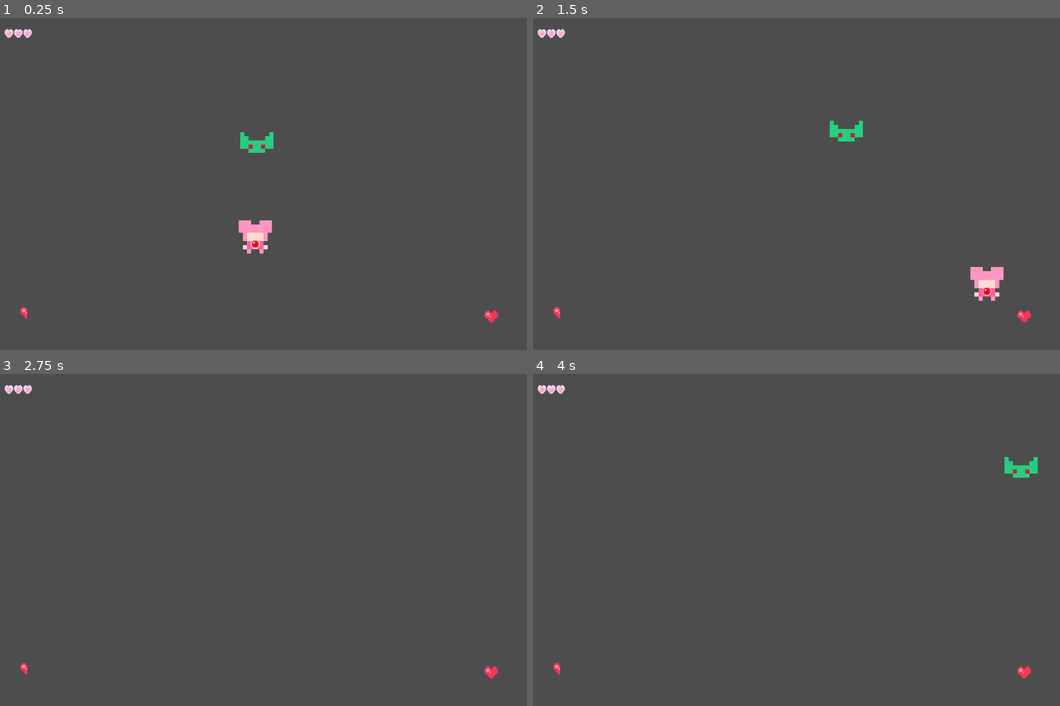
Above: before the commit, frames 1-4 (two rows, left to right).
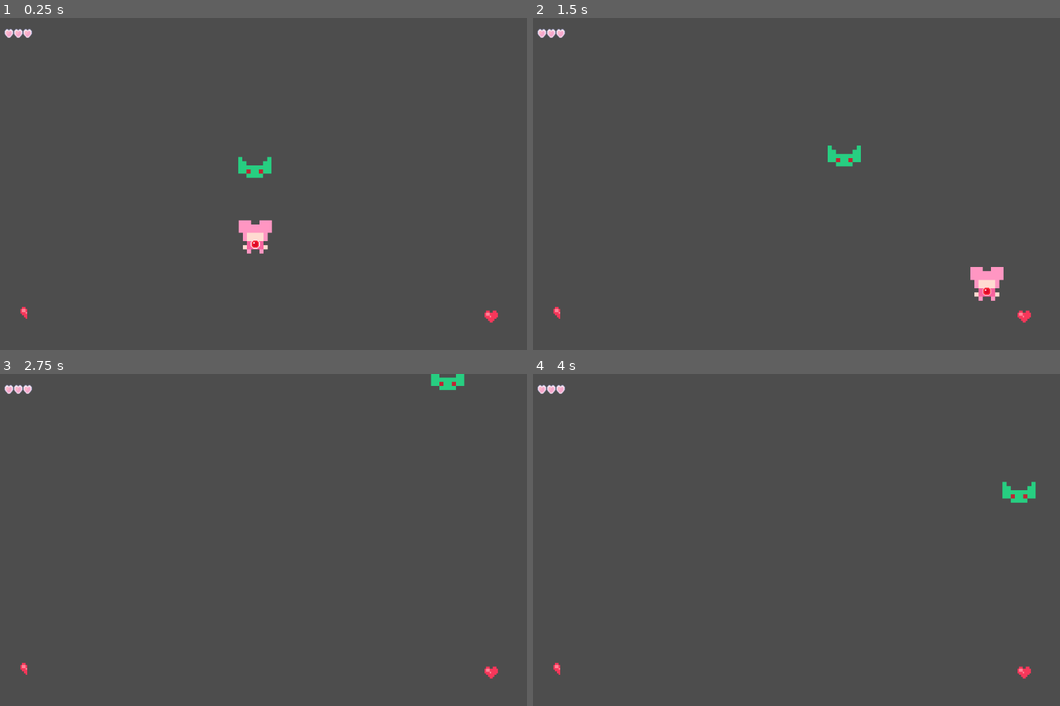
Above: after the commit, the same moments.

Repository: MagicalMegaDev/Magical-Persona-Repo
Game: Godot game, scene res://Assets/Scenes/Rooms/TestingRoom.tscn
The game is run twice, just before and just after one commit, with the same random seed, the same clock (stepped at 60 frames per second) and the same inputs. This scene is started directly instead of the project's main scene.
Inputs:
- Up to frame 1 (0.25 s): no input
- Up to frame 2 (1.5 s): tap Enter at 0.5 s; hold D (move_right) 0.53-1.28 s; tap Space (speed) at 0.6, 1.35 s; hold S (move_down) from 1.28 s (still down)
- Up to frame 3 (2.75 s): release S (move_down) at 2.03 s; hold D (move_right) from 2.03 s (still down); tap Space (speed) at 2.1 s
- Up to frame 4 (4 s): release D (move_right) at 2.78 s; hold W (move_up) 2.78-3.53 s; tap Space (speed) at 2.85, 3.6 s; hold A (move_left) from 3.53 s (still down)

The runs differ from the first frame. In frame 1, 0.5% of the frame differs, in the area x 45-52%, y 34-49%; in frame 2, 0.5%; in frame 3, 0.2%; in frame 4, 0.5%, in the area x 89-96%, y 25-39%.

Commit message:
Update TestingRoom.tscn

Diff:
--- a/Assets/Scenes/Rooms/TestingRoom.tscn
+++ b/Assets/Scenes/Rooms/TestingRoom.tscn
@@ -28,5 +28,5 @@
 position = Vector2(955, 574)
 base_pickup_effects = Array[ExtResource("6_54l42")]([ExtResource("7_17t5q")])
 
-[node name="Enemy" parent="." instance=ExtResource("7_54l42")]
-position = Vector2(498, 248)
+[node name="Bat" parent="." instance=ExtResource("7_54l42")]
+position = Vector2(494, 296)
